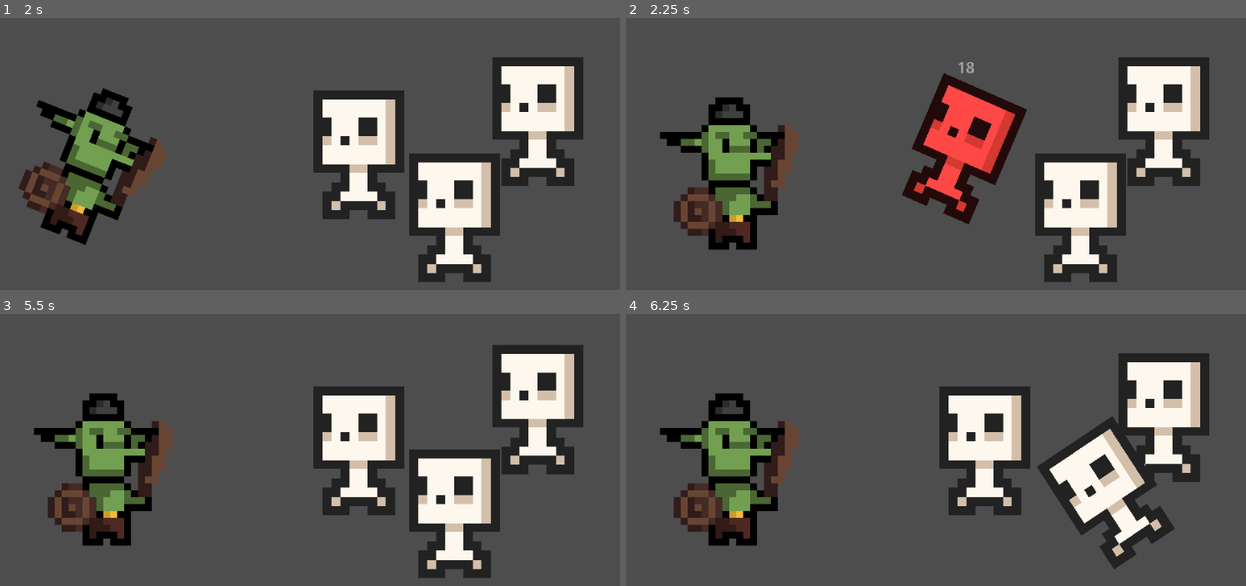
Above: before the commit, frames 1-4 (two rows, left to right).
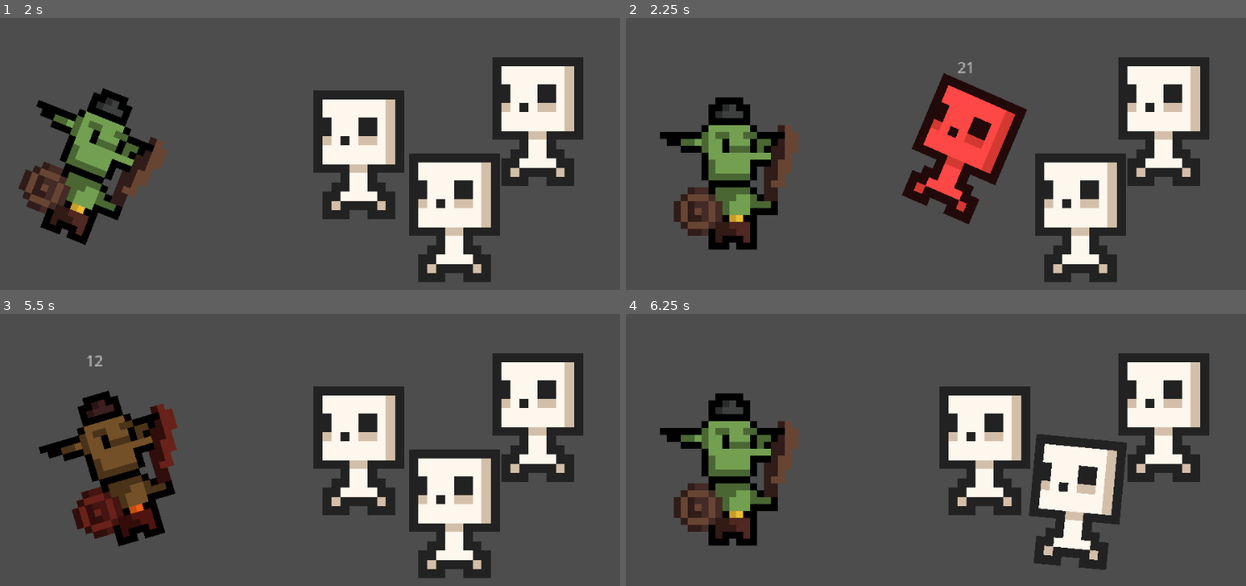
Above: after the commit, the same moments.

Repository: jakmik2/rogue-cards
Game: Godot game, scene res://scenes/Main.tscn
Two runs of this game, one before a commit and one after it. Both use one fixed random seed, a clock stepped at 60 frames per second and the inputs below.
Inputs:
- Up to frame 1 (2 s): no input
- Up to frame 2 (2.25 s): no input
- Up to frame 3 (5.5 s): no input
- Up to frame 4 (6.25 s): no input

Frame 1 is identical in both runs. In frame 2, less than 0.1% of the frame differs, in the area x 53-57%, y 16-21%; in frame 3, 11%, in the area x 5-95%, y 11-86%; in frame 4, 7.0%.

Commit message:
Fix location of player script

Diff:
--- a/scenes/player_character.tscn
+++ b/scenes/player_character.tscn
@@ -1,6 +1,6 @@
 [gd_scene load_steps=6 format=3 uid="uid://ci4oxbxai3tll"]
 
-[ext_resource type="Script" path="res://PlayerCharacter.gd" id="1_ld6wt"]
+[ext_resource type="Script" path="res://scripts/PlayerCharacter.gd" id="1_1ycvn"]
 [ext_resource type="Texture2D" uid="uid://bnwxo6157gfbd" path="res://sprites/goblin.png" id="2_1njqm"]
 [ext_resource type="AnimationLibrary" uid="uid://4kifbonvdpfq" path="res://animations/BaseEntityAnims.res" id="3_uyyt6"]
 
@@ -38,11 +38,7 @@
 
 [node name="PlayerCharacter" type="Node2D"]
 position = Vector2(-1, -1)
-script = ExtResource("1_ld6wt")
-health = 150
-armor_class = 13
-damage = 7
-speed = 7
+script = ExtResource("1_1ycvn")
 
 [node name="Sprite2D" type="Sprite2D" parent="."]
 position = Vector2(-7, -179)
Binary file added: concepts/game_routine.png
Not shown, added: concepts/game_routine.png.import
Renamed: PlayerCharacter.gd -> scripts/PlayerCharacter.gd
